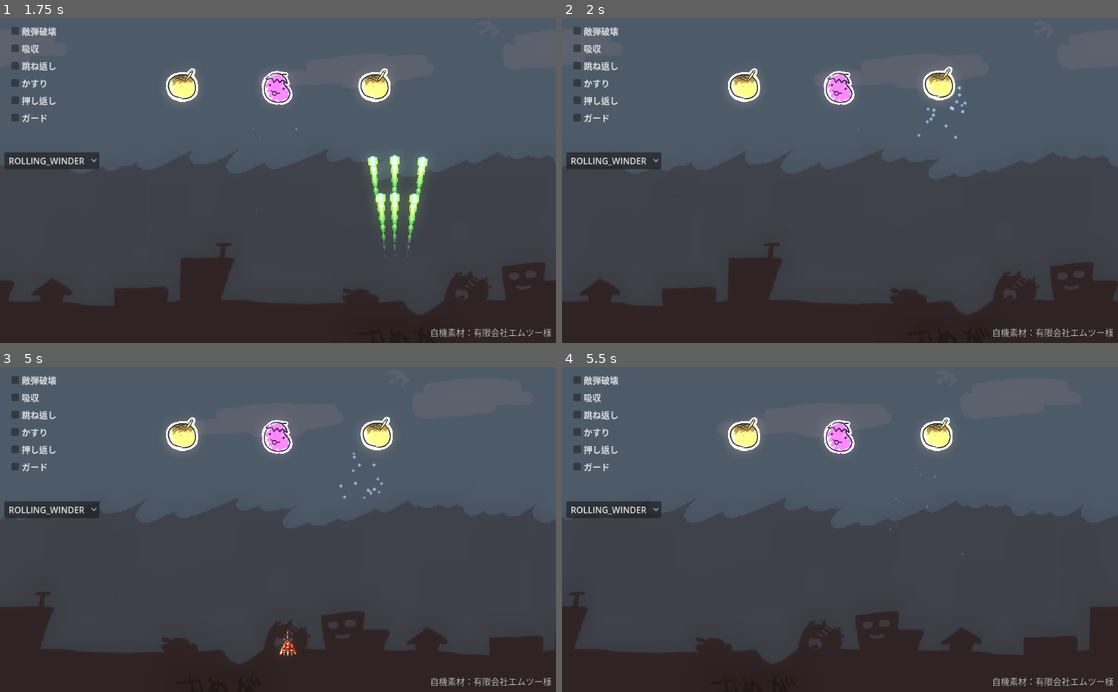
Above: before the commit, frames 1-4 (two rows, left to right).
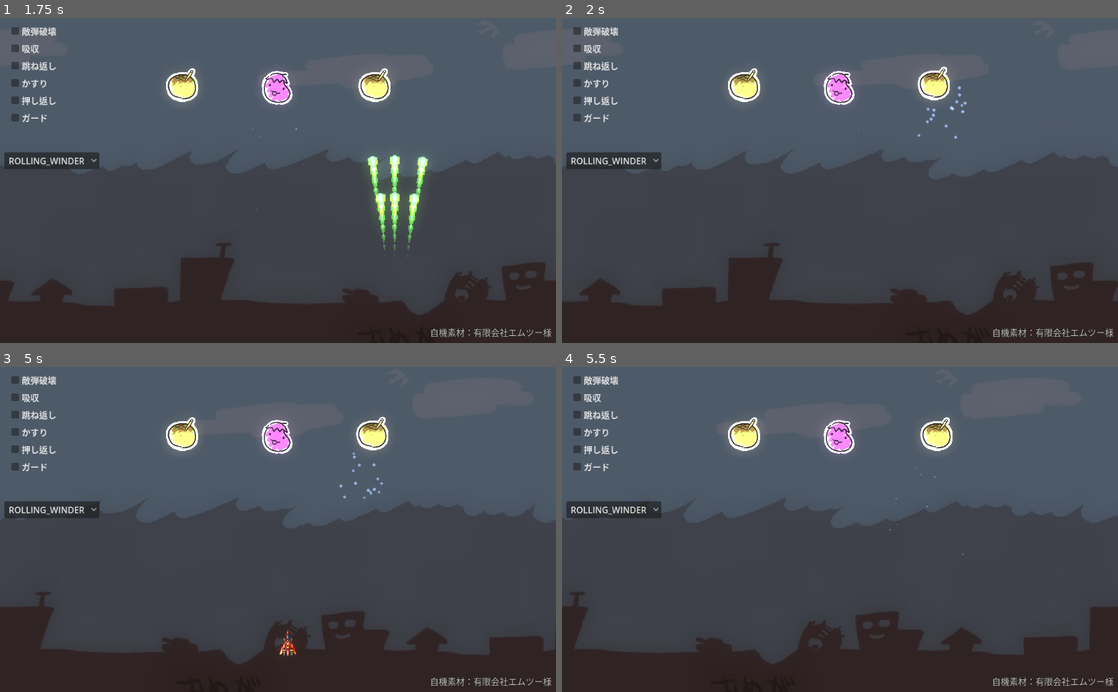
Above: after the commit, the same moments.

Repository: syun77/gd_bullettest3
Game: Godot game, scene res://Main.tscn
Two runs of this game, one before a commit and one after it. Both use one fixed random seed, a clock stepped at 60 frames per second and the inputs below.
Inputs:
- Up to frame 1 (1.75 s): tap Enter (ui_accept) at 0.5, 0.77, 1.52 s; hold Right (ui_right) 0.53-1.28 s; hold Down (ui_down) from 1.28 s (still down)
- Up to frame 2 (2 s): keep holding Down (ui_down)
- Up to frame 3 (5 s): release Down (ui_down) at 2.03 s; hold Right (ui_right) 2.03-2.78 s; hold Up (ui_up) 2.78-3.53 s; tap Enter (ui_accept) at 3.02, 3.77, 4.52 s; hold Left (ui_left) from 3.53 s (still down)
- Up to frame 4 (5.5 s): release Left (ui_left) at 5.03 s; hold Down (ui_down) from 5.03 s (still down)

Frame 1 is identical in both runs. In frame 2, 0.4% of the frame differs, in the area x 63-71%, y 14-26%; in frame 3, 0.4%; in frame 4, nothing differs.
Error before the commit: Invalid assignment of property or key 'position' with value of type 'Vector2' on a base object of type 'null instance'. (res://src/enemy/Enemy.gd:227)
Error after the commit: Invalid assignment of property or key 'position' with value of type 'Vector2' on a base object of type 'null instance'. (res://src/enemy/Enemy.gd:233)

Commit message:
リング弾を実装

Diff:
--- a/BulletTest/src/enemy/Enemy.gd
+++ b/BulletTest/src/enemy/Enemy.gd
@@ -200,13 +200,19 @@
 					for d3 in [-d2, d2]:
 						var tako = Common.add_tako(position, 90+d3, 800)
 						tako.type = eType.ROLLING_WINDER
-				elif t < 380:
-					# 針弾を発射.
-					if t%40 == 0:
-						for i in range(5):
-							var sp = 400 + t * 0.5
-							var delay = i * 0.03
-							_bullet(aim, sp, delay)
+				elif t < 460:
+					# リング弾を発射.
+					if t%60 == 0:
+						var r = 16 + t * 0.2
+						for i in range(16):
+							var sp = 200 + t * 1
+							var b = _bullet(aim, sp)
+							var d = 2 * PI * i / 16
+							b.position.x += r * cos(d)
+							b.position.y += r * -sin(d)
+							var dir = Common.get_target() - b.position
+							var aim2 = rad_to_deg(atan2(-dir.y, dir.x))
+							b.set_velocity(aim2, sp)
 				else:
 					pass
 
@@ -216,11 +222,11 @@
 	return Common.get_aim(position)
 
 ## 弾を撃つ.
-func _bullet(deg:float, speed:float, delay:float=0, ax:float=0, ay:float=0) -> void:
+func _bullet(deg:float, speed:float, delay:float=0, ax:float=0, ay:float=0):
 	if delay > 0.0:
 		# 遅延発射なのでリストに追加するだけ.
 		_add_battery(deg, speed, delay, ax, ay)
-		return
+		return null
 
 	# 発射する.
 	var b = BULLET_OBJ.instantiate()
@@ -229,6 +235,7 @@
 	b.set_accel(ax, ay)
 	var bullets = Common.get_layer("bullet")
 	bullets.add_child(b)
+	return b
 
 ## N-Wayを撃つ
 ## @param n 発射数.
--- a/BulletTest/src/enemy/Tako.gd
+++ b/BulletTest/src/enemy/Tako.gd
@@ -5,6 +5,7 @@
 var _is_left = false
 
 func _physics_process(delta: float) -> void:
+	_update_hit(delta)
 	_is_left = position.x < 1024/2
 	var mod = 1
 	if _is_left == false:
@@ -52,4 +53,3 @@
 					queue_free()
 
 	_update_batteies(delta)
-	_update_hit(delta)
